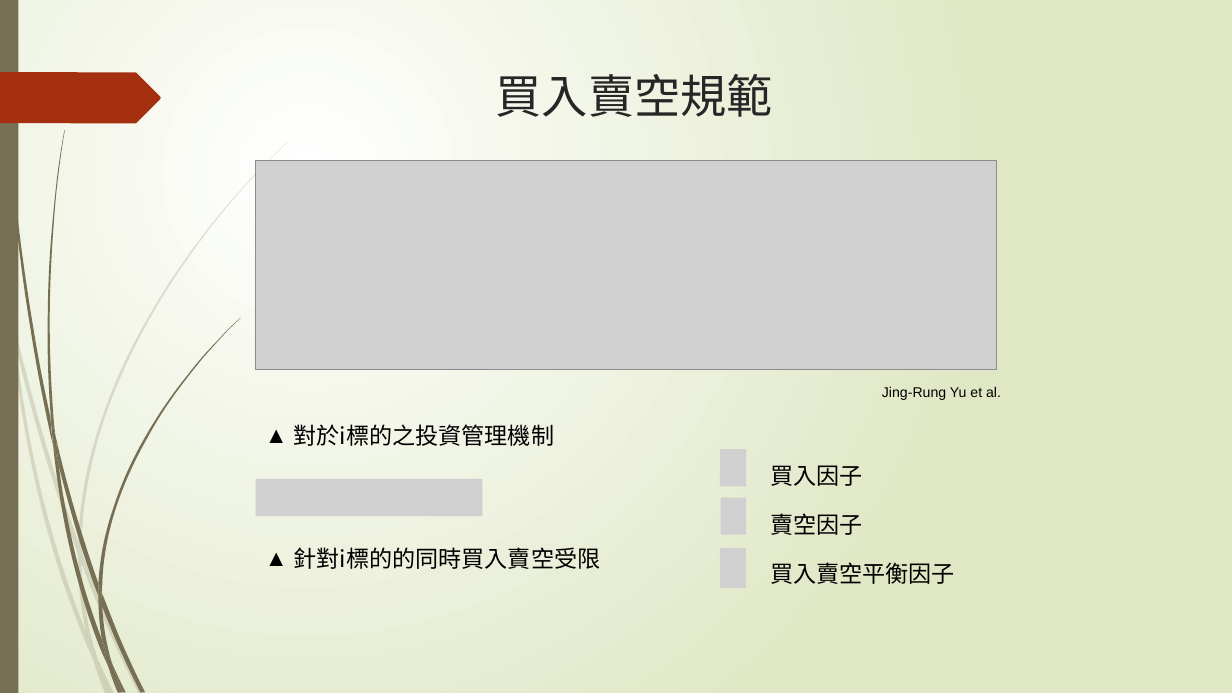
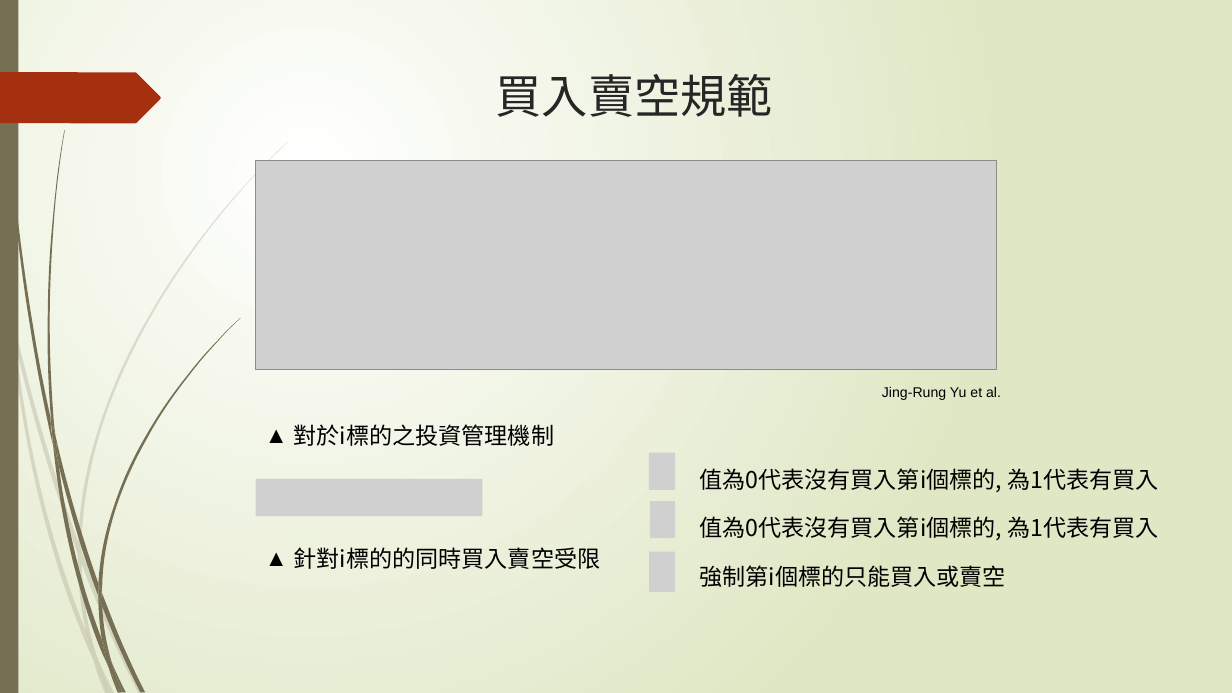
Before and after one commit to Jordan71214/Markowitz, a slide deck: slide 4 of 10846013_0608.pptx. Drawn at 1232x693 pixels with LibreOffice and Linux fonts; fonts in the diff are those of the drawing; grey boxes stand for pictures. Boxes give left, top, right and bottom in pixels: in the first picture for what was removed or moved away, otherwise in the second. Text is boxed around its words. In the diff, an @@ line names an element or a change of style, - is before the commit and + after.

```diff
--- a/10846013_0608.pptx
+++ b/10846013_0608.pptx
@@ 3 pictures: place and size @@
-3 pictures at [720,449,746,588]
+3 pictures at [649,453,676,592]
@@ text at [699,468,1158,587]: text changed @@
-買入因子
-賣空因子
-買入賣空平衡因子
+值為0代表沒有買入第i個標的, 為1代表有買入
+值為0代表沒有買入第i個標的, 為1代表有買入
+強制第i個標的只能買入或賣空
```
Also in this commit, not shown: 2 other slides changed, 10 slides added, 3 other files.
